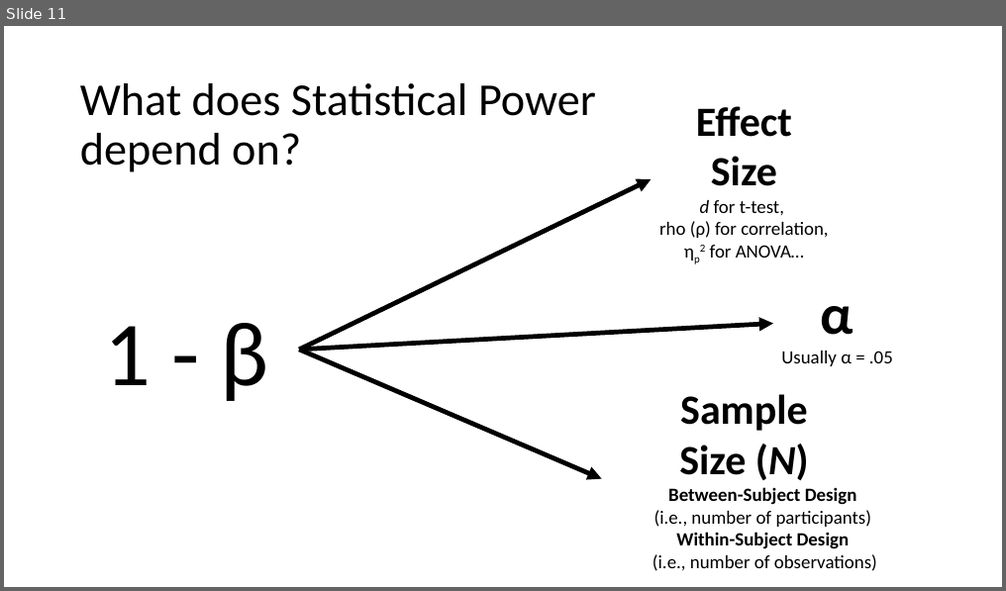
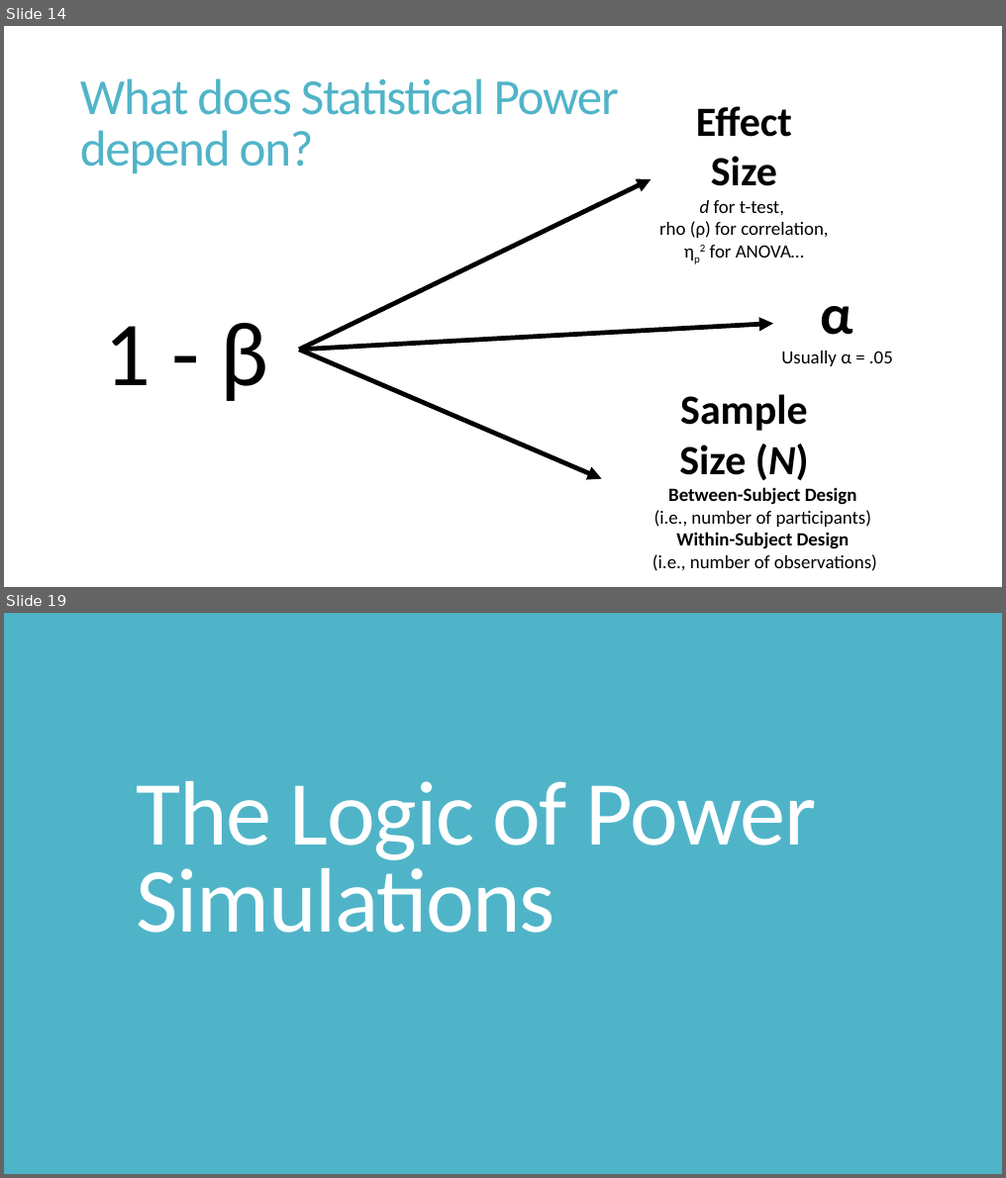
Before and after one commit to ncypris/power_sim, a slide deck: Power Simulation Workshop.pptx. Shown one above the other, each under a label of ours: slide 11 before the commit, slides 14 and 19 after it; the slides between them are not shown. The pictures are 1006x591 and 1006x1178 pixels, drawn with LibreOffice and Linux fonts; fonts in the diff are those of the drawing. Boxes give left, top, right and bottom in pixels: in the first picture for what was removed or moved away, otherwise in the second. Text is boxed around its words. In the diff, an @@ line names an element or a change of style, - is before the commit and + after.

Commit message:
Format and extra slides

```diff
--- a/Power Simulation Workshop.pptx
+++ b/Power Simulation Workshop.pptx
@@ slide 19 added at (x1=4, y1=613, x2=1002, y2=1174), background #50B4C8 @@
@@ title added at (x1=137, y1=781, x2=817, y2=933), 88 pt, text #FFFFFF @@
+The Logic of Power Simulations
@@ what was slide 11 is now slide 14 @@
@@ slide 14 changed as well @@
@@ title "What does Statistical Power depend ..." at (x1=80, y1=78, x2=619, y2=174): size 44 to 48.6 pt, text colour #000000 to #50B4C8, letter spacing 0 to -1.2 pt; line spacing 0.9 to 0.85 @@
```
Also in this commit, not shown: 14 other slides changed, 14 other slides added, 1 slide removed.
